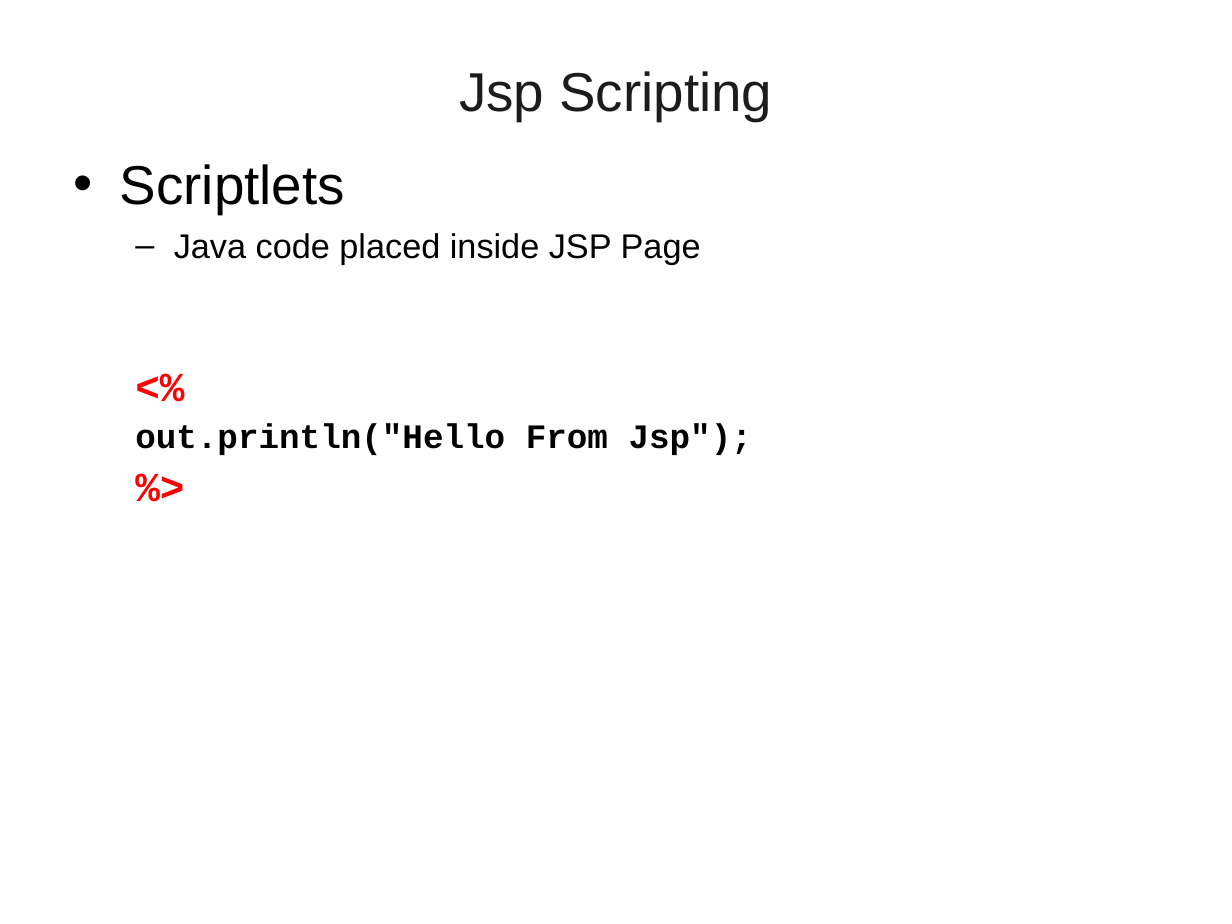
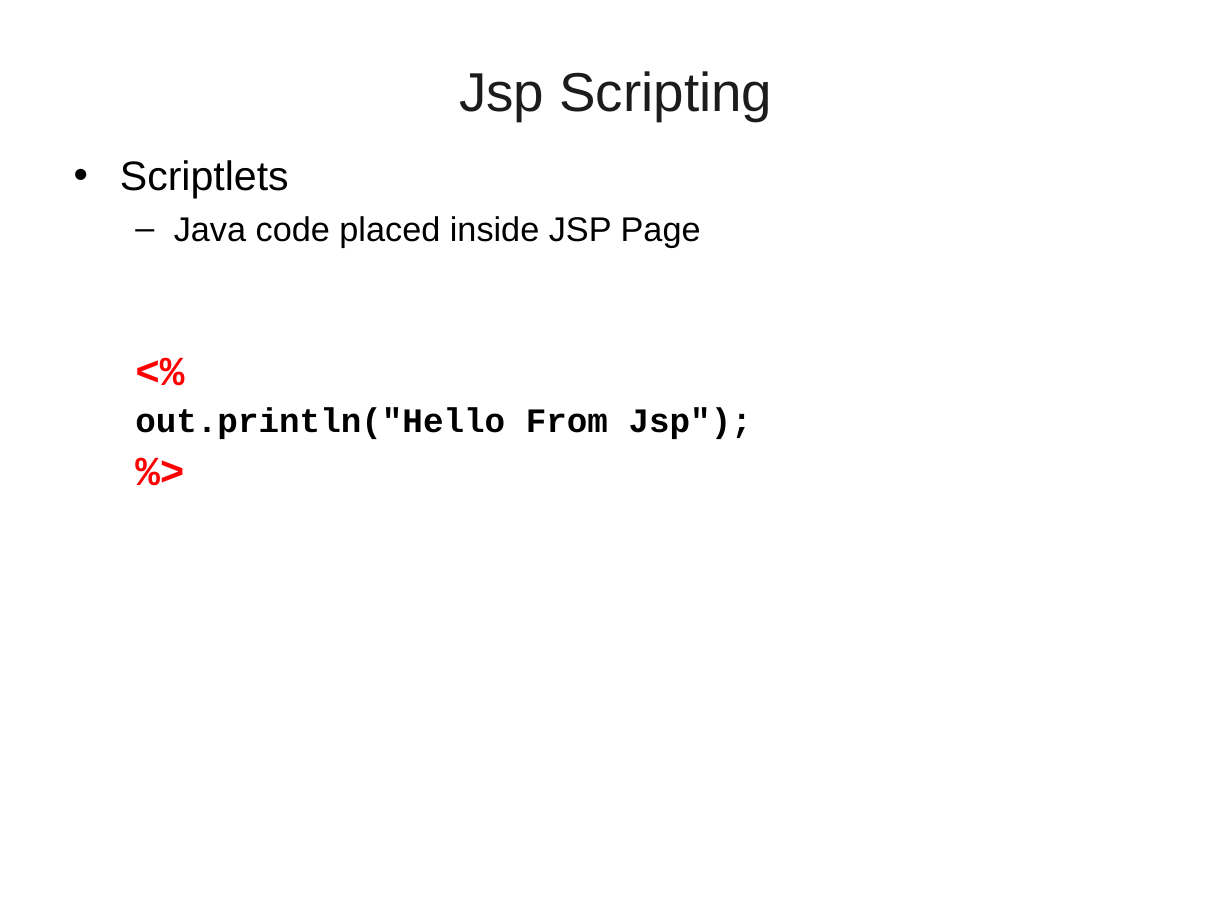
Before and after one commit to vatsanTraining/freshers_dec_2021, a slide deck: slide 10 of SpringBoot_MVC.ppt. Drawn at 1232x924 pixels with LibreOffice and Linux fonts; fonts in the diff are those of the drawing; background and template pictures are left out. Boxes give left, top, right and bottom in pixels: in the first picture for what was removed or moved away, otherwise in the second. Text is boxed around its words. In the diff, an @@ line names an element or a change of style, - is before the commit and + after.

```diff
--- a/SpringBoot_MVC.ppt
+++ b/SpringBoot_MVC.ppt
@@ text at (x1=120, y1=160, x2=289, y2=199): size 32 to 24 pt in "Scriptlets"; less space between paragraphs @@
```
Also in this commit, not shown: 2 other slides changed, 10 slides added.
